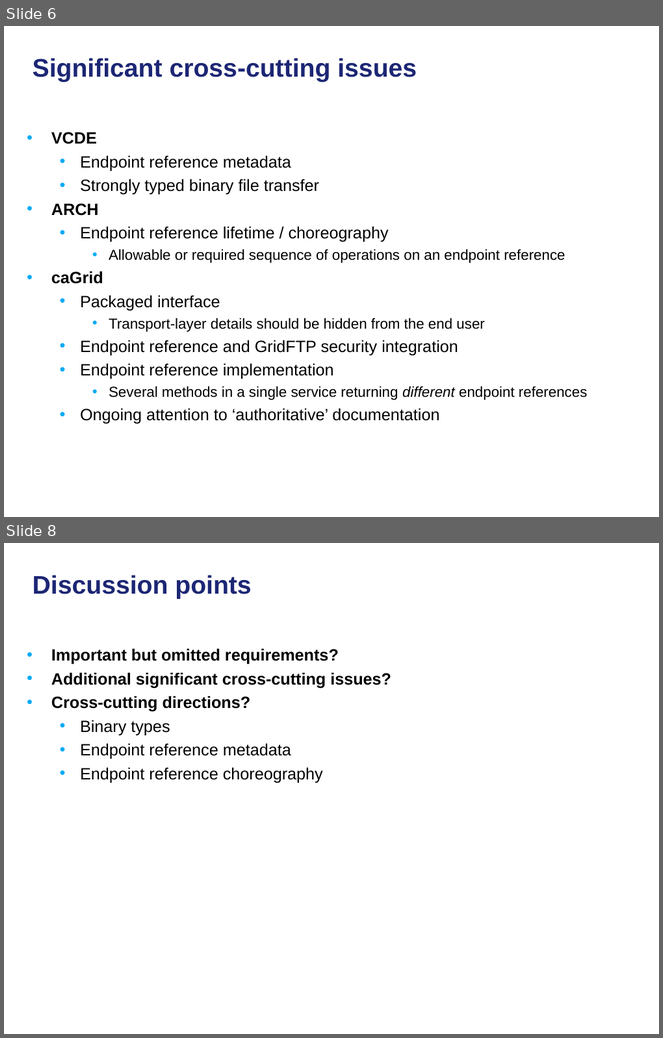
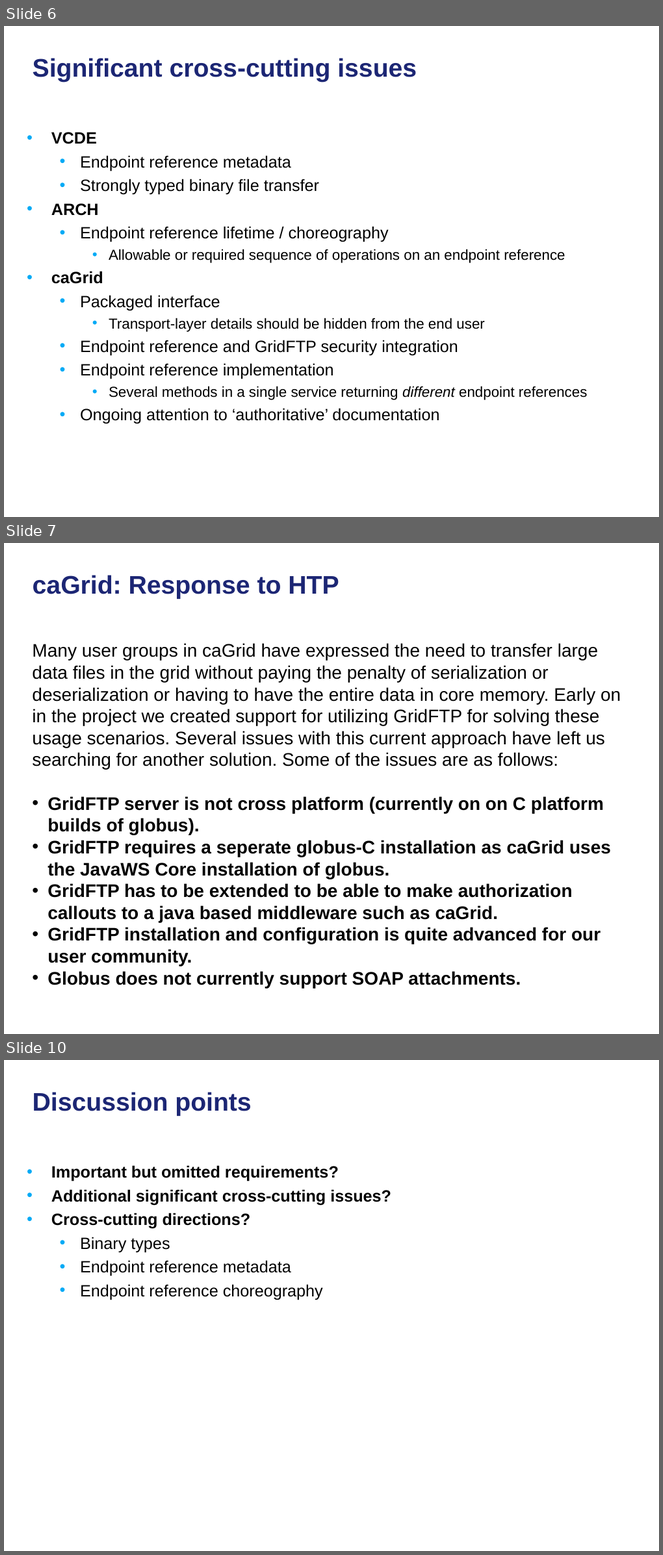
Before and after one commit to NCIP/cagrid-docs, a slide deck: presentations/200801_VCDE_ARCH/20080128_30_F2F_HTP.ppt. Shown one above the other, each under a label of ours: slides 6 and 8 before the commit, slides 6, 7 and 10 after it; the slides between them are not shown. The pictures are 663x1038 and 663x1555 pixels, drawn with LibreOffice and Linux fonts; fonts in the diff are those of the drawing; background and template pictures are left out. Boxes give left, top, right and bottom in pixels: in the first picture for what was removed or moved away, otherwise in the second. Text is boxed around its words. In the diff, an @@ line names an element or a change of style, - is before the commit and + after.

```diff
--- a/presentations/200801_VCDE_ARCH/20080128_30_F2F_HTP.ppt
+++ b/presentations/200801_VCDE_ARCH/20080128_30_F2F_HTP.ppt
@@ slide 7 added at (4,543,659,1034), background picture (left out) @@
@@ title added at (33,575,339,599), 28 pt, text #1C2674, bold @@
+caGrid: Response to HTP
@@ text added at (32,643,621,988), 20 pt, text #000000, bold @@
+Many user groups in caGrid have expressed the need to transfer large data files in the grid without paying the penalty of serialization or deserialization or having to have the entire data in core memory. Early on in the project we created support for utilizing GridFTP for solving these usage scenarios. Several issues with this current approach have left us searching for another solution. Some of the issues are as follows:
+• GridFTP server is not cross platform (currently on on C platform builds of globus).
+• GridFTP requires a seperate globus-C installation as caGrid uses the JavaWS Core installation of globus.
+• GridFTP has to be extended to be able to make authorization callouts to a java based middleware such as caGrid.
+• GridFTP installation and configuration is quite advanced for our user community.
+• Globus does not currently support SOAP attachments.
@@ what was slide 8 is now slide 10 @@
```
Also in this commit, not shown: 2 other slides added, 1 slide removed, 1 other file.
